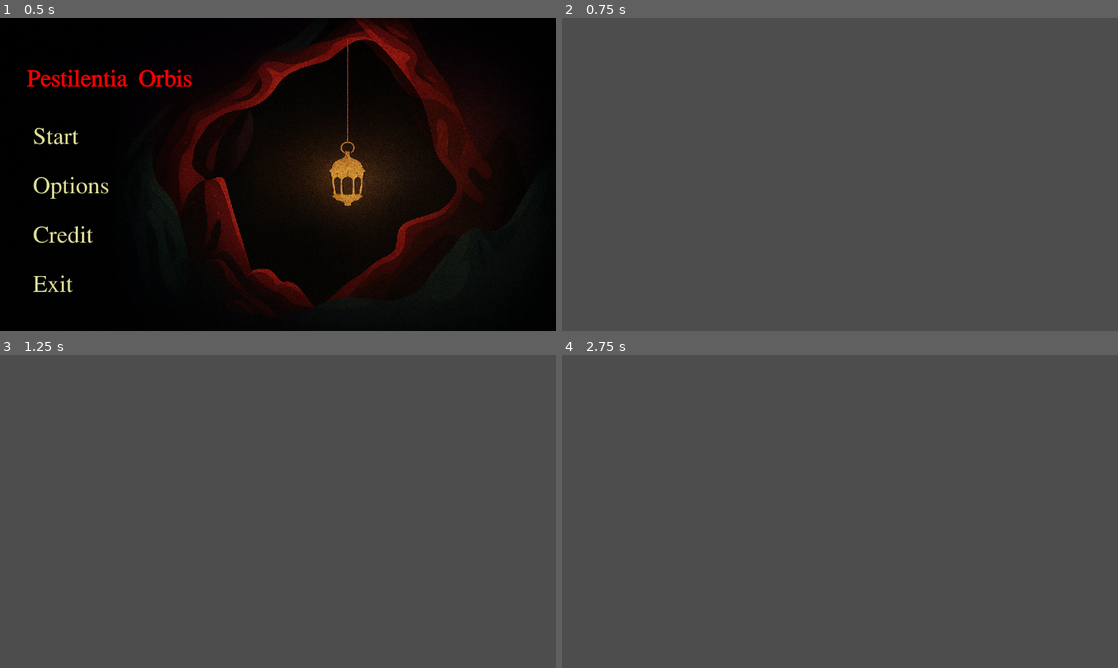
Above: before the commit, frames 1-4 (two rows, left to right).
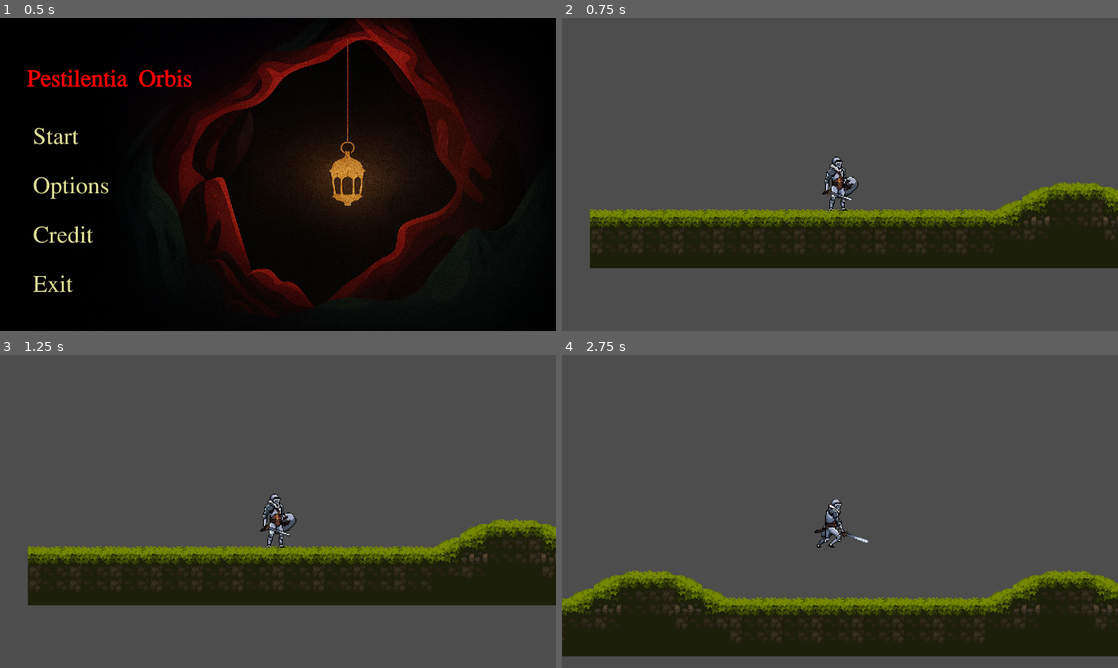
Above: after the commit, the same moments.

Repository: teabrf225/Pestilentia_Orbis_Project_Game2D_Group09
Game: Godot game, scene res://Interface/Menu_Game/menu_game.tscn
The game is run twice, just before and just after one commit, with the same random seed, the same clock (stepped at 60 frames per second) and the same inputs.
Inputs:
- Up to frame 1 (0.5 s): no input
- Up to frame 2 (0.75 s): click "Start" at 0.5 s
- Up to frame 3 (1.25 s): no input
- Up to frame 4 (2.75 s): tap Enter at 1.25 s; hold D (Move_Right, bound only after the commit) from 1.28 s (still down); tap W (Jump, bound only after the commit) at 1.35, 1.52, 1.82, 2.1, 2.27, 2.57 s

Frame 1 is identical in both runs. In frame 2, 20% of the frame differs, in the area x 5-100%, y 44-80%; in frame 3, 20%; in frame 4, 22%, in the area x 0-100%, y 46-97%.

Commit message:
Merge Branch Character and Interface-Game and Map-Design to test

Diff:
--- a/Interface/Menu_Game/menu_game.gd
+++ b/Interface/Menu_Game/menu_game.gd
@@ -10,13 +10,10 @@
 	Credits.visible = false
 
 func _on_start_pressed() -> void:
-	get_tree().change_scene_to_file("res://World/Test/world_test.tscn")
-
+	get_tree().change_scene_to_file("res://World/Forest_day/forest_day.tscn")
 
 func _on_option_pressed() -> void:
 	Options.visible = true
-
-
 
 func _on_credit_pressed() -> void:
 	Credits.visible = true
--- a/Interface/Menu_Game/menu_game.tscn
+++ b/Interface/Menu_Game/menu_game.tscn
@@ -1,12 +1,12 @@
 [gd_scene load_steps=12 format=3 uid="uid://bcmvkkx6ovlfh"]
 
-[ext_resource type="Texture2D" uid="uid://b5gvshpueogc1" path="res://Interface/Menu_Game/Backgound_main_menu.png" id="1_6hw7b"]
+[ext_resource type="Texture2D" uid="uid://d1u03ryicebem" path="res://Interface/Menu_Game/Backgound_main_menu.png" id="1_6hw7b"]
 [ext_resource type="Script" uid="uid://sah41kihxeif" path="res://Interface/Menu_Game/menu_game.gd" id="1_yl80j"]
-[ext_resource type="AudioStream" uid="uid://djjmbmeuf34vo" path="res://Resource/Music/Horror Ambience (Free Background Music).mp3" id="3_1vqnn"]
-[ext_resource type="FontFile" uid="uid://cjoemjqyjg2as" path="res://Resource/Font/Kinnari.ttf" id="3_f0oqs"]
-[ext_resource type="Script" uid="uid://bh4v8brf8wdg2" path="res://Interface/Menu_Game/audio_control.gd" id="4_cnc36"]
+[ext_resource type="FontFile" uid="uid://c6yt4pglgqdyf" path="res://Resource/Font/kinnari/Kinnari.ttf" id="3_f0oqs"]
+[ext_resource type="Script" uid="uid://bh4v8brf8wdg2" path="res://Management/audio_control.gd" id="4_cnc36"]
+[ext_resource type="AudioStream" uid="uid://d3iulyqooe6ng" path="res://Resource/Music_BackGround/Horror Ambience (Free Background Music).mp3" id="4_f0oqs"]
 [ext_resource type="Script" uid="uid://c5sf27scwlt6h" path="res://Interface/Menu_Game/fullscreen_control.gd" id="5_7trak"]
-[ext_resource type="FontFile" uid="uid://bkhl7jnrkcxrf" path="res://Resource/Font/Kinnari-Bold.ttf" id="5_36cs2"]
+[ext_resource type="FontFile" uid="uid://dpblv8cxhbtoq" path="res://Resource/Font/kinnari/Kinnari-Bold.ttf" id="5_36cs2"]
 
 [sub_resource type="StyleBoxTexture" id="StyleBoxTexture_1vqnn"]
 texture = ExtResource("1_6hw7b")
@@ -90,10 +90,9 @@
 alignment = 0
 
 [node name="HorrorAmbience(freeBackgroundMusic)" type="AudioStreamPlayer" parent="Main_buttons"]
-stream = ExtResource("3_1vqnn")
+stream = ExtResource("4_f0oqs")
 autoplay = true
 bus = &"Music"
-parameters/looping = true
 
 [node name="Label" type="Label" parent="."]
 layout_mode = 0
--- /dev/null
+++ b/Management/default_bus_layout.tres
@@ -0,0 +1,9 @@
+[gd_resource type="AudioBusLayout" format=3 uid="uid://ddfm3dhl5yjpg"]
+
+[resource]
+bus/1/name = &"Music"
+bus/1/solo = false
+bus/1/mute = false
+bus/1/bypass_fx = false
+bus/1/volume_db = 0.0672607
+bus/1/send = &"Master"
--- a/Resource/Character/Player/player.gd
+++ b/Resource/Character/Player/player.gd
@@ -4,7 +4,7 @@
 
 @export_category("Player Properties") # You can tweak these changes according to your likings
 @export var move_speed : float = 350
-@export var jump_force : float = 830
+@export var jump_force : float = 600
 @export var gravity : float = 30
 @export var max_jump_count : int = 2
 var jump_count : int = 2
@@ -13,7 +13,6 @@
 @export var double_jump : = false
 
 var is_grounded : bool = false
-
 #@onready var player_sprite = $Player1
 @onready var spawn_point = %SpawnPoint
 @onready var particle_trails = $ParticleTrails
@@ -46,7 +45,7 @@
 	handle_jumping()
 
 	# Move Player
-	var inputAxis = Input.get_axis("Left", "Right")
+	var inputAxis = Input.get_axis("Move_Left", "Move_Right")
 	velocity = Vector2(inputAxis * move_speed, velocity.y)
 	move_and_slide()
 
@@ -67,24 +66,28 @@
 
 # Handle Player Animations
 func player_animations():
-	particle_trails.emitting = false
+	#particle_trails.emitting = false
 
 	if is_on_floor():
 		if abs(velocity.x) > 0:
-			particle_trails.emitting = true
-			$character2D/AnimationPlayer.play("walk",1,5)
+			#particle_trails.emitting = true
+			$AnimatedSprite2D.play("Run",1)
 		else:
-			$character2D/AnimationPlayer.play("Idle",1)
+			$AnimatedSprite2D.play("Idle",1)
 
 	else:
-		$character2D/AnimationPlayer.play("jump",1,2)
+		$AnimatedSprite2D.play("Jump",1,2)
 
 # Flip player sprite based on X velocity
 func flip_player():
-	if velocity.x < 0 and $character2D.scale.x < 0:
-		$character2D.scale.x *= -1
-	elif velocity.x > 0 and $character2D.scale.x > 0:
-		$character2D.scale.x *= -1
+	#if velocity.x < 0 and $character2D.scale.x < 0:
+		#$character2D.scale.x *= -1
+	if velocity.x < 0:
+		$AnimatedSprite2D.flip_h = true
+	#elif velocity.x > 0 and $character2D.scale.x > 0:
+		#$character2D.scale.x *= -1
+	elif velocity.x > 0:
+		$AnimatedSprite2D.flip_h = false
 
 # Tween Animations
 func death_tween():
--- a/Resource/Character/Player/player.tscn
+++ b/Resource/Character/Player/player.tscn
@@ -217,13 +217,8 @@
 frame_progress = 0.524797
 
 [node name="CollisionShape2D" type="CollisionShape2D" parent="."]
-position = Vector2(127, 23)
+position = Vector2(0, 16)
 shape = SubResource("CapsuleShape2D_sgc7k")
 
 [node name="Camera2D" type="Camera2D" parent="."]
-
-[node name="player_move" type="Node" parent="."]
-
-[node name="player_anime" type="Node" parent="."]
-
-[node name="Knight_atk" type="Node" parent="."]
+zoom = Vector2(1.75, 1.75)
--- a/World/Forest_day/forest_day.tscn
+++ b/World/Forest_day/forest_day.tscn
@@ -1,7 +1,8 @@
-[gd_scene load_steps=7 format=4 uid="uid://cqvp6siwv82"]
-
-[ext_resource type="Texture2D" uid="uid://ol0h781uvy7t" path="res://Asset/Map/Legacy-Fantasy - High Forest 2.0/Legacy-Fantasy - High Forest 2.3/Assets/Tiles.png" id="1_6uywx"]
-[ext_resource type="Texture2D" uid="uid://dmxey71giebyf" path="res://Asset/Map/Pixel Art Platformer - Village Props v2.3.0/Texture/TX Tileset Ground_16.png" id="2_5b50y"]
+[gd_scene load_steps=8 format=4 uid="uid://cqvp6siwv82"]
+
+[ext_resource type="Texture2D" uid="uid://csr386k7018n1" path="res://Asset/Map/Legacy-Fantasy - High Forest 2.0/Legacy-Fantasy - High Forest 2.3/Assets/Tiles.png" id="1_6uywx"]
+[ext_resource type="Texture2D" uid="uid://nn14wx1qb8mj" path="res://Asset/Map/Pixel Art Platformer - Village Props v2.3.0/Texture/TX Tileset Ground_16.png" id="2_5b50y"]
+[ext_resource type="PackedScene" uid="uid://ptcb6lyi73id" path="res://Resource/Character/Player/player.tscn" id="3_5b50y"]
 
 [sub_resource type="PhysicsMaterial" id="PhysicsMaterial_6uywx"]
 
@@ -714,3 +715,6 @@
 [node name="Ground" type="TileMapLayer" parent="Level"]
 tile_map_data = PackedByteArray("AAADACQAAAABAAEAAAADACUAAAABAAIAAAAEACQAAAACAAEAAAAEACUAAAACAAIAAAAFACQAAAADAAEAAAAFAC …(8224 unchanged characters)…
 tile_set = SubResource("TileSet_2ba5h")
+
+[node name="Knight" parent="." instance=ExtResource("3_5b50y")]
+position = Vector2(40, 520)
--- a/default_bus_layout.tres
+++ /dev/null
@@ -1,9 +0,0 @@
-[gd_resource type="AudioBusLayout" format=3 uid="uid://ddfm3dhl5yjpg"]
-
-[resource]
-bus/1/name = &"Music"
-bus/1/solo = false
-bus/1/mute = false
-bus/1/bypass_fx = false
-bus/1/volume_db = 0.0
-bus/1/send = &"Master"
--- a/project.godot
+++ b/project.godot
@@ -16,11 +16,37 @@
 config/features=PackedStringArray("4.4", "Forward Plus")
 config/icon="res://icon.svg"
 
+[audio]
+
+buses/default_bus_layout="res://Management/default_bus_layout.tres"
+
 [display]
 
 window/stretch/mode="viewport"
 window/stretch/aspect="expand"
 
+[input]
+
+Move_Left={
+"deadzone": 0.2,
+"events": [Object(InputEventKey,"resource_local_to_scene":false,"resource_name":"","device":-1,"window_id":0,"alt_pressed":false,"shift_pressed":false,"ctrl_pressed":false,"meta_pressed":false,"pressed":false,"keycode":0,"physical_keycode":65,"key_label":0,"unicode":97,"location":0,"echo":false,"script":null)
+, Object(InputEventKey,"resource_local_to_scene":false,"resource_name":"","device":-1,"window_id":0,"alt_pressed":false,"shift_pressed":false,"ctrl_pressed":false,"meta_pressed":false,"pressed":false,"keycode":0,"physical_keycode":4194319,"key_label":0,"unicode":0,"location":0,"echo":false,"script":null)
+]
+}
+Move_Right={
+"deadzone": 0.2,
+"events": [Object(InputEventKey,"resource_local_to_scene":false,"resource_name":"","device":-1,"window_id":0,"alt_pressed":false,"shift_pressed":false,"ctrl_pressed":false,"meta_pressed":false,"pressed":false,"keycode":0,"physical_keycode":68,"key_label":0,"unicode":100,"location":0,"echo":false,"script":null)
+, Object(InputEventKey,"resource_local_to_scene":false,"resource_name":"","device":-1,"window_id":0,"alt_pressed":false,"shift_pressed":false,"ctrl_pressed":false,"meta_pressed":false,"pressed":false,"keycode":0,"physical_keycode":4194321,"key_label":0,"unicode":0,"location":0,"echo":false,"script":null)
+]
+}
+Jump={
+"deadzone": 0.2,
+"events": [Object(InputEventKey,"resource_local_to_scene":false,"resource_name":"","device":-1,"window_id":0,"alt_pressed":false,"shift_pressed":false,"ctrl_pressed":false,"meta_pressed":false,"pressed":false,"keycode":0,"physical_keycode":87,"key_label":0,"unicode":119,"location":0,"echo":false,"script":null)
+, Object(InputEventKey,"resource_local_to_scene":false,"resource_name":"","device":-1,"window_id":0,"alt_pressed":false,"shift_pressed":false,"ctrl_pressed":false,"meta_pressed":false,"pressed":false,"keycode":0,"physical_keycode":4194320,"key_label":0,"unicode":0,"location":0,"echo":false,"script":null)
+, Object(InputEventKey,"resource_local_to_scene":false,"resource_name":"","device":-1,"window_id":0,"alt_pressed":false,"shift_pressed":false,"ctrl_pressed":false,"meta_pressed":false,"pressed":false,"keycode":0,"physical_keycode":32,"key_label":0,"unicode":32,"location":0,"echo":false,"script":null)
+]
+}
+
 [rendering]
 
 textures/canvas_textures/default_texture_filter=0
Renamed: Interface/Menu_Game/audio_control.gd -> Management/audio_control.gd
Renamed: Interface/Menu_Game/audio_control.gd.uid -> Management/audio_control.gd.uid
Not shown: 1 places in Resource/Character/Player/player.tscn that only renumber resources
Renamed: Resource/Font/Kinnari-Bold.ttf -> Resource/Font/kinnari/Kinnari-Bold.ttf
Renamed: Resource/Font/Kinnari-BoldItalic.ttf -> Resource/Font/kinnari/Kinnari-BoldItalic.ttf
Renamed: Resource/Font/Kinnari-BoldOblique.ttf -> Resource/Font/kinnari/Kinnari-BoldOblique.ttf
Renamed: Resource/Font/Kinnari-Italic.ttf -> Resource/Font/kinnari/Kinnari-Italic.ttf
Renamed: Resource/Font/Kinnari-Oblique.ttf -> Resource/Font/kinnari/Kinnari-Oblique.ttf
Renamed: Resource/Font/Kinnari.ttf -> Resource/Font/kinnari/Kinnari.ttf
Not shown, changed: .gitignore
Not shown, added: Resource/Music_BackGround/Horror Ambience (Free Background Music).mp3
